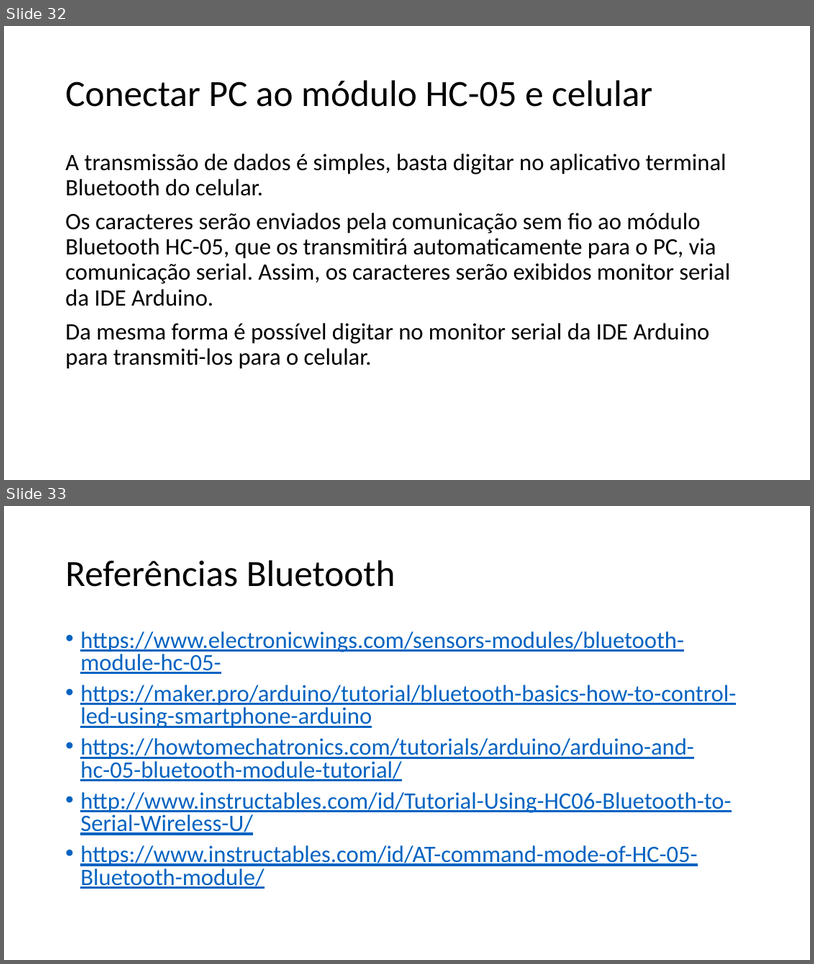
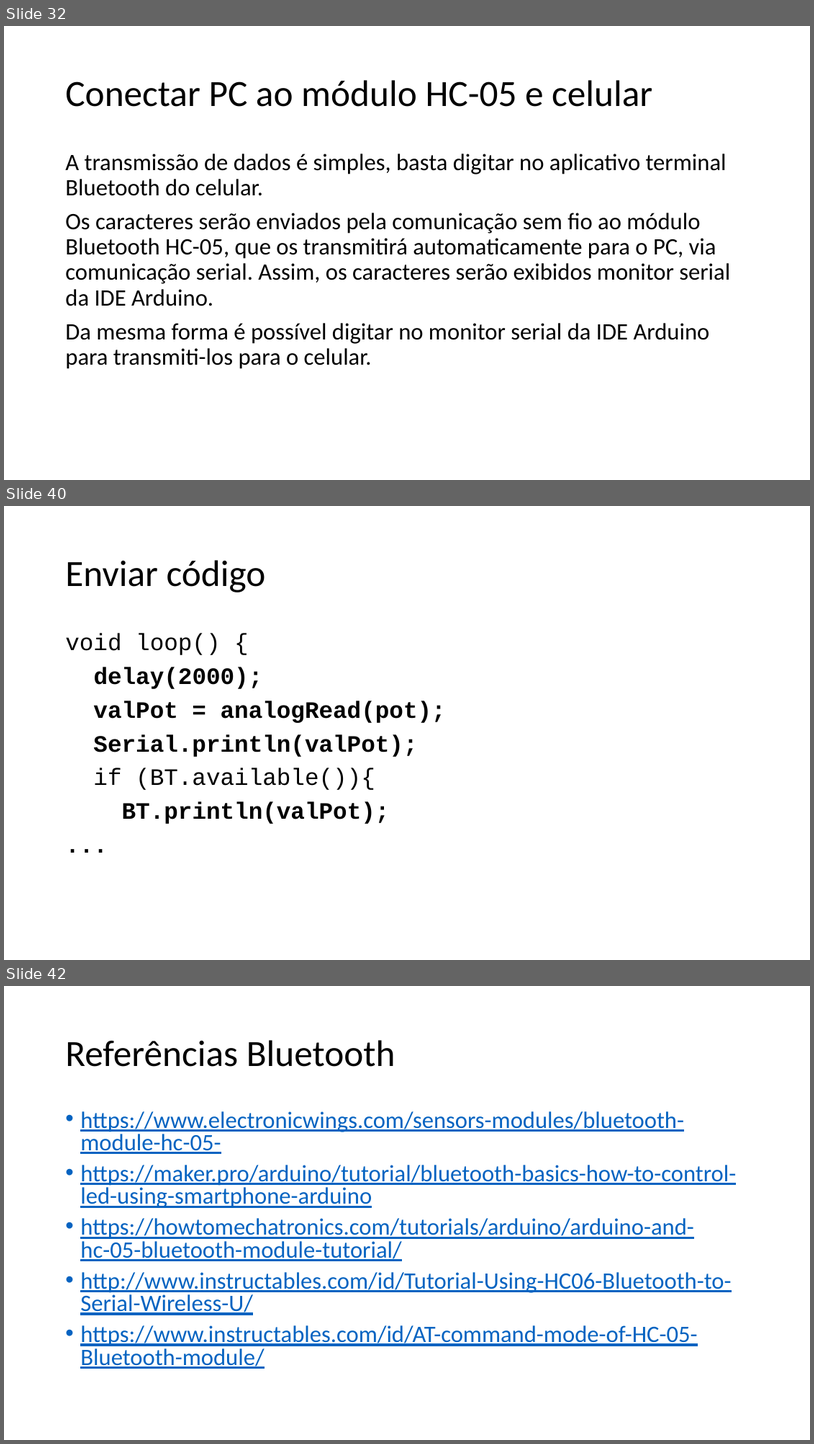
Before and after one commit to salmo-jr/public-slides, a slide deck: arduino-bluetooth.pptx. Shown one above the other, each under a label of ours: slides 32 and 33 before the commit, slides 32, 40 and 42 after it; the slides between them are not shown. The pictures are 814x964 and 814x1444 pixels, drawn with LibreOffice and Linux fonts; fonts in the diff are those of the drawing. Boxes give left, top, right and bottom in pixels: in the first picture for what was removed or moved away, otherwise in the second. Text is boxed around its words. In the diff, an @@ line names an element or a change of style, - is before the commit and + after.

```diff
--- a/arduino-bluetooth.pptx
+++ b/arduino-bluetooth.pptx
@@ slide 40 added at box(4, 506, 810, 960), background #FFFFFF @@
@@ title added at box(65, 560, 266, 592), 44 pt, text #000000 @@
+Enviar código
@@ text added at box(65, 633, 446, 824), 28 pt, text #000000, bold @@
+void loop() {
+delay(2000);
+valPot = analogRead(pot);
+Serial.println(valPot);
+if (BT.available()){
+BT.println(valPot);
+...
@@ what was slide 33 is now slide 42 @@
```
Also in this commit, not shown: 1 slide changed, 8 other slides added, 1 other file.
